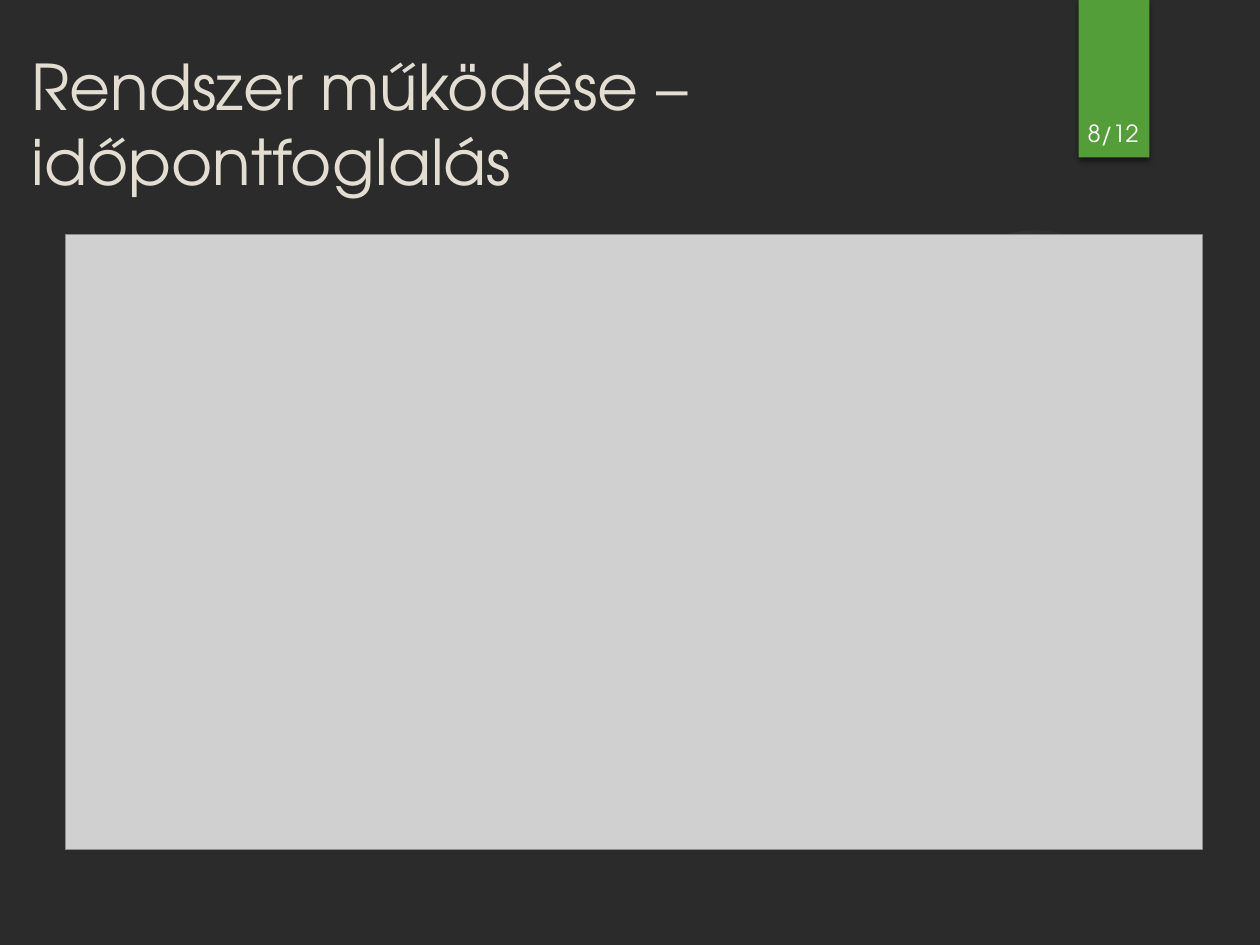
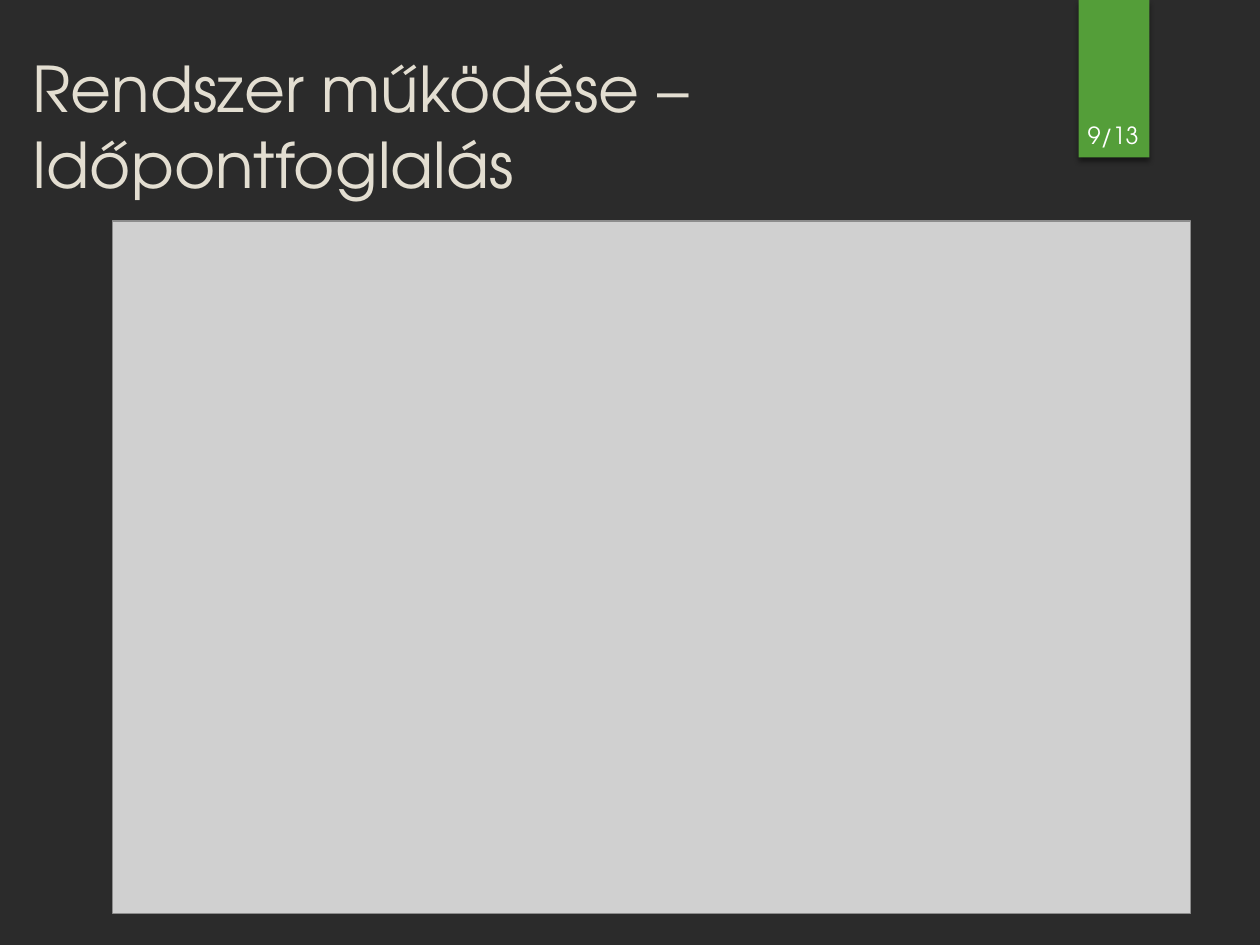
Before and after one commit to smnandor/Tervez-s-I.-II., a slide deck: slide 9 of Tervezes II/presentations/Szakdolgozat_prezentáció_4_3_IAUL0M_v7.pptx (slide 8 before the commit). Drawn at 1260x945 pixels with LibreOffice and Linux fonts; fonts in the diff are those of the drawing; grey boxes stand for pictures; background and template pictures are left out; a plain dark background stands for a picture behind light text. Boxes give left, top, right and bottom in pixels: in the first picture for what was removed or moved away, otherwise in the second. Text is boxed around its words. In the diff, an @@ line names an element or a change of style, - is before the commit and + after.

```diff
--- a/Tervezes II/presentations/Szakdolgozat_prezentáció_4_3_IAUL0M_v7.pptx
+++ b/Tervezes II/presentations/Szakdolgozat_prezentáció_4_3_IAUL0M_v7.pptx
@@ text at (33, 64, 640, 202): text changed @@
-Rendszer működése – időpontfoglalás
+Rendszer működése – Időpontfoglalás
@@ page number at (1088, 126, 1139, 148): text changed @@
-8/12
+9/13
@@ picture: place and size @@
-picture at (66, 234, 1202, 849)
+picture at (112, 220, 1189, 912)
```
Also in this commit, not shown: 11 other slides changed, 1 slide added, 25 other files.
